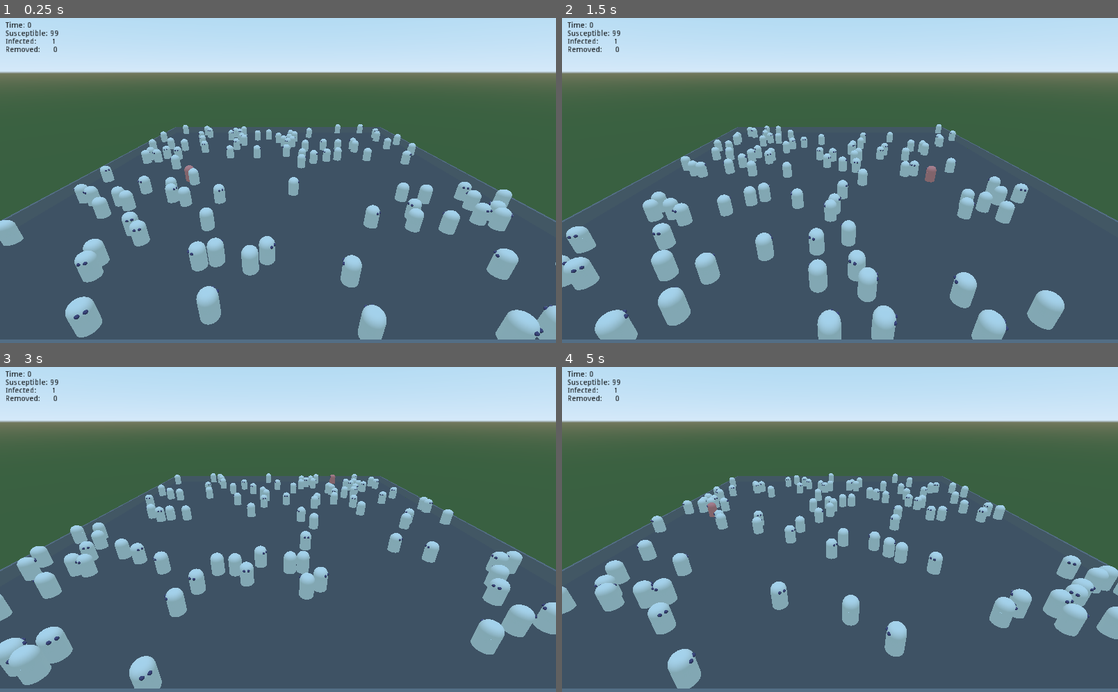
Above: before the commit, frames 1-4 (two rows, left to right).
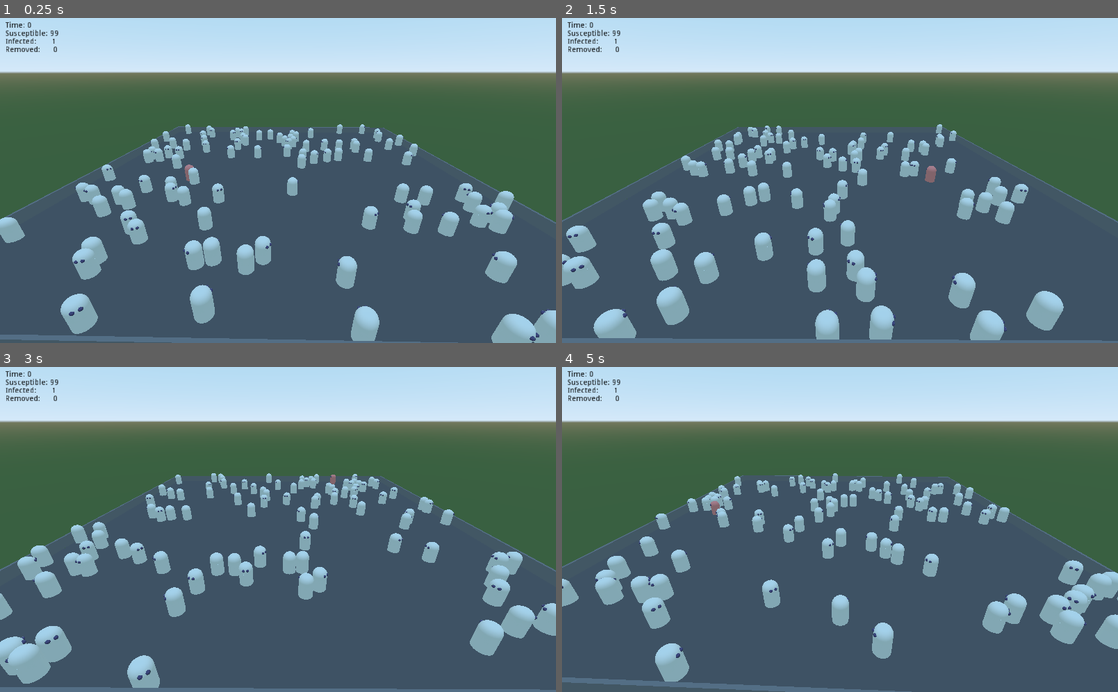
Above: after the commit, the same moments.

Repository: JontePonte/Hattifnatter
Game: Godot game, scene res://Main.tscn
Same seed, same stepped clock (60 frames per second), same inputs: the game is played once before the commit and once after it.
Inputs:
- Up to frame 1 (0.25 s): no input
- Up to frame 2 (1.5 s): tap Enter at 0.5, 1.35 s; hold Enter 0.53-1.28 s
- Up to frame 3 (3 s): hold Enter 2.03-2.78 s; tap Enter at 2.85 s
- Up to frame 4 (5 s): hold Enter 3.53-4.28 s; tap Enter at 4.35 s

The runs differ from the first frame. In frame 1, 5.2% of the frame differs, in the area x 0-100%, y 32-100%; in frame 2, 1.5%; in frame 3, 1.3%; in frame 4, 9.6%.

Commit message:
Added camera rotation around centerpoint of world

Diff:
--- /dev/null
+++ b/CameraMove.gd
@@ -0,0 +1,12 @@
+extends Spatial
+
+# Rotation speed per second
+var deg_per_s = 4
+var rad_per_s = deg2rad(deg_per_s)
+
+
+func _ready():
+	pass # Replace with function body.
+
+func _process(delta):
+	rotate_y(rad_per_s*delta)
--- a/Main.tscn
+++ b/Main.tscn
@@ -1,10 +1,11 @@
-[gd_scene load_steps=8 format=2]
+[gd_scene load_steps=9 format=2]
 
 [ext_resource path="res://Main.gd" type="Script" id=1]
 [ext_resource path="res://Floor.tscn" type="PackedScene" id=2]
 [ext_resource path="res://Wall.tscn" type="PackedScene" id=3]
 [ext_resource path="res://NumberDisp.tscn" type="PackedScene" id=4]
 [ext_resource path="res://graph/Graph.tscn" type="PackedScene" id=5]
+[ext_resource path="res://CameraMove.gd" type="Script" id=6]
 
 [sub_resource type="ProceduralSky" id=1]
 ground_bottom_color = Color( 0.227451, 0.380392, 0.254902, 1 )
@@ -18,8 +19,11 @@
 script = ExtResource( 1 )
 
 [node name="Enviroment" type="Spatial" parent="."]
+editor/display_folded = true
 
 [node name="Floor" parent="Enviroment" instance=ExtResource( 2 )]
+
+[node name="Floor2" parent="Enviroment" instance=ExtResource( 2 )]
 
 [node name="Wall" parent="Enviroment" instance=ExtResource( 3 )]
 transform = Transform( 1, 0, 0, 0, 1, 0, 0, 0, 1, 0, 0, 40.2 )
@@ -33,12 +37,16 @@
 [node name="Wall4" parent="Enviroment" instance=ExtResource( 3 )]
 transform = Transform( -4.37114e-008, 0, 1, 0, 1, 0, -1, 0, -4.37114e-008, 40.2, 0, 4.76837e-007 )
 
-[node name="Camera" type="Camera" parent="."]
-transform = Transform( 1, 0, 0, 0, 0.906308, 0.422618, 0, -0.422618, 0.906308, 0, 21.6, 51.6 )
-
 [node name="WorldEnvironment" type="WorldEnvironment" parent="."]
 environment = SubResource( 2 )
 
 [node name="NumberDisp" parent="." instance=ExtResource( 4 )]
 
 [node name="Graph" parent="." instance=ExtResource( 5 )]
+
+[node name="CameraMove" type="Spatial" parent="."]
+script = ExtResource( 6 )
+
+[node name="Camera" type="Camera" parent="CameraMove"]
+transform = Transform( 1, 0, 0, 0, 0.906308, 0.422618, 0, -0.422618, 0.906308, 0, 21.6, 51.6 )
+far = 200.0
